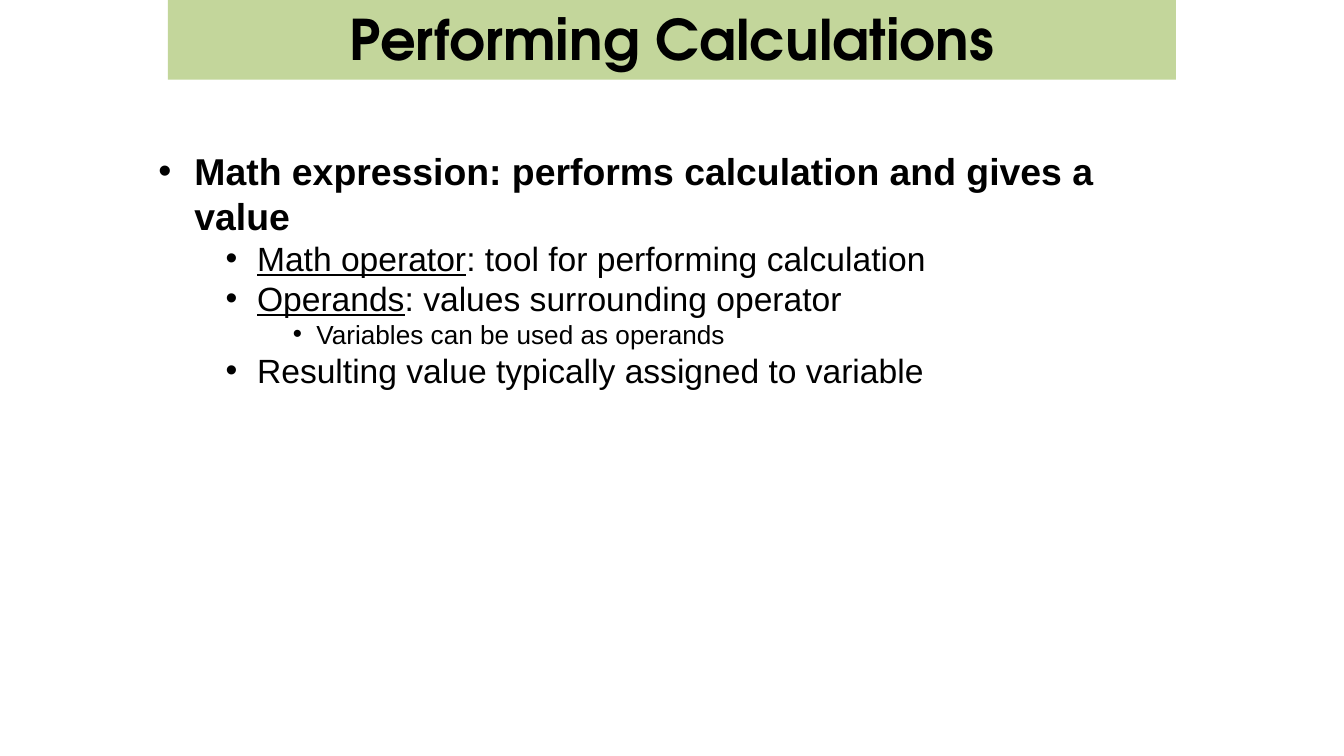
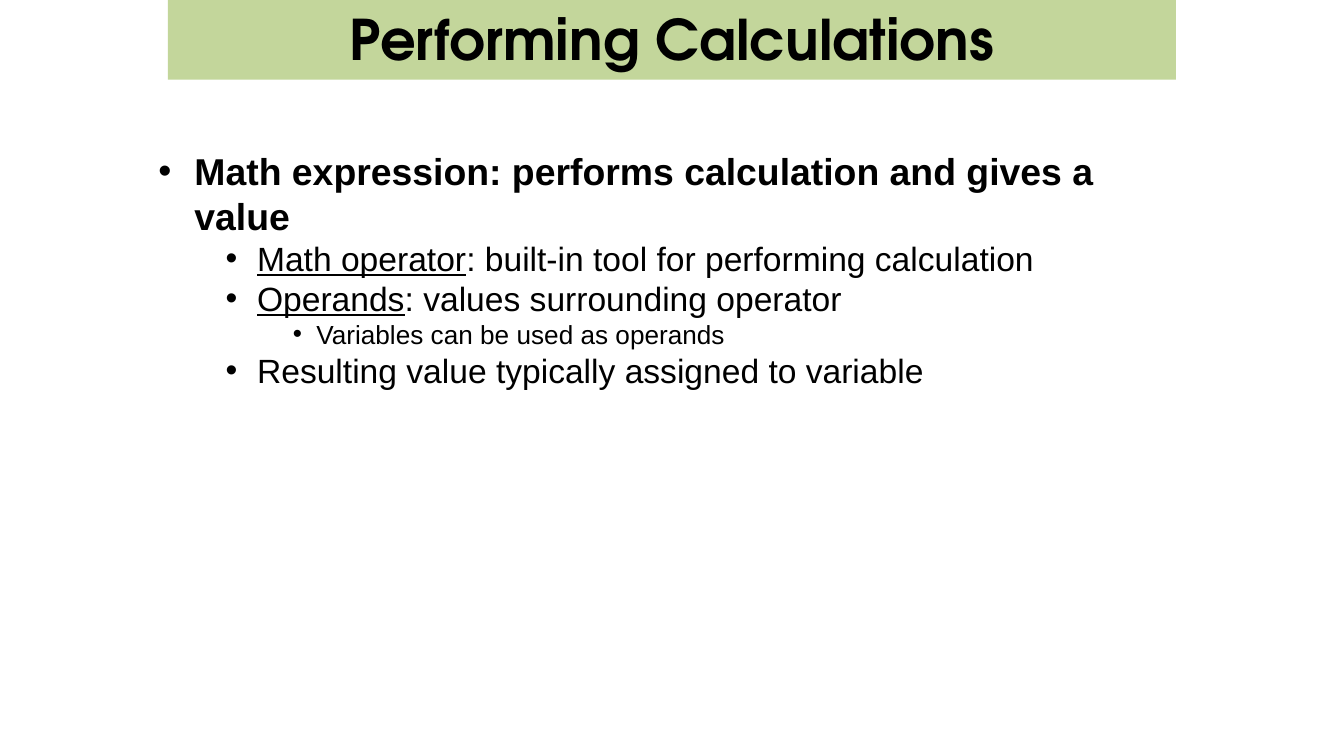
Before and after one commit to csbridge/csbridge2020, a slide deck: slide 91 of docs/slides/IntroPython_Variable_Math_RandomNumbers.pptx (slide 96 before the commit). Drawn at 1344x756 pixels with LibreOffice and Linux fonts; fonts in the diff are those of the drawing. Boxes give left, top, right and bottom in pixels: in the first picture for what was removed or moved away, otherwise in the second. Text is boxed around its words. In the diff, an @@ line names an element or a change of style, - is before the commit and + after.

Commit message:
Removed Math Lib and Random Number from Day3Am slides

```diff
--- a/docs/slides/IntroPython_Variable_Math_RandomNumbers.pptx
+++ b/docs/slides/IntroPython_Variable_Math_RandomNumbers.pptx
@@ text at <box>257,246,1034,277</box>: text changed @@
-  • Math operator: tool for performing calculation
+  • Math operator: built-in tool for performing calculation
```
Also in this commit, not shown: 1 other slide changed, 23 slides removed, 1 other file.
